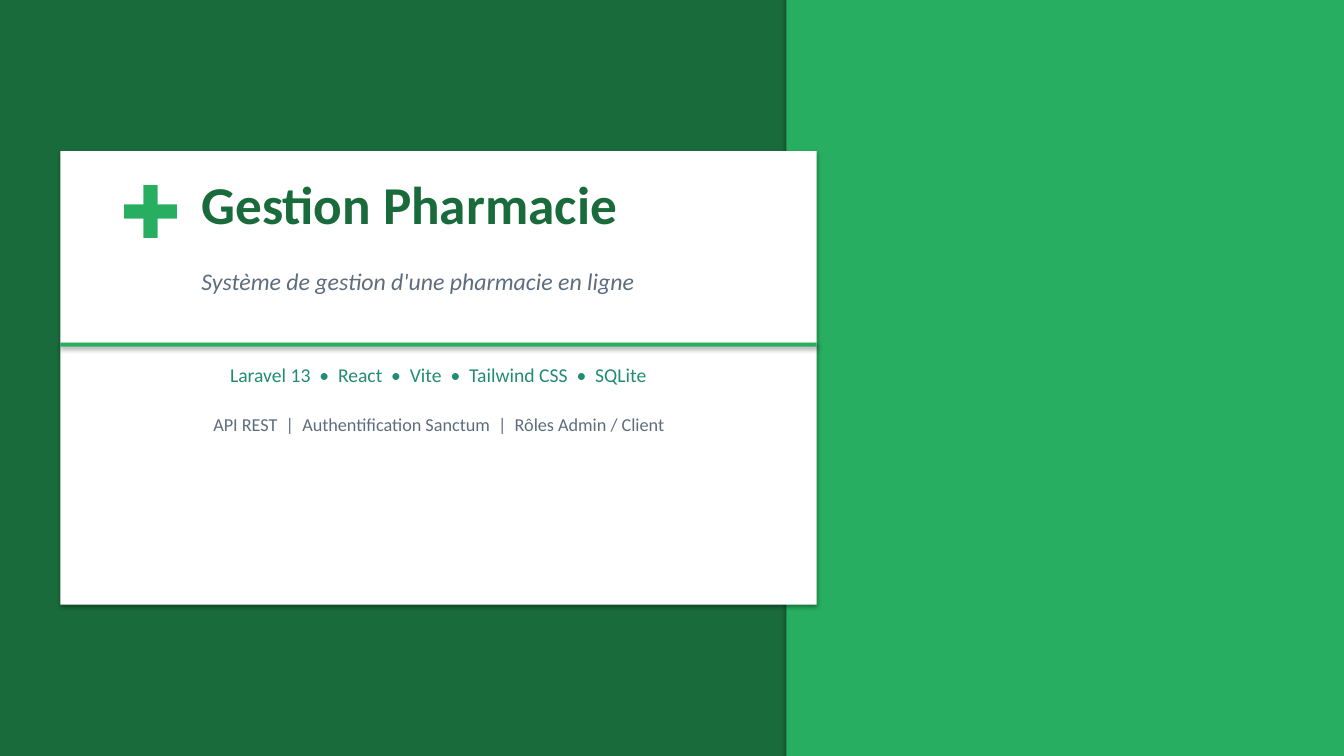
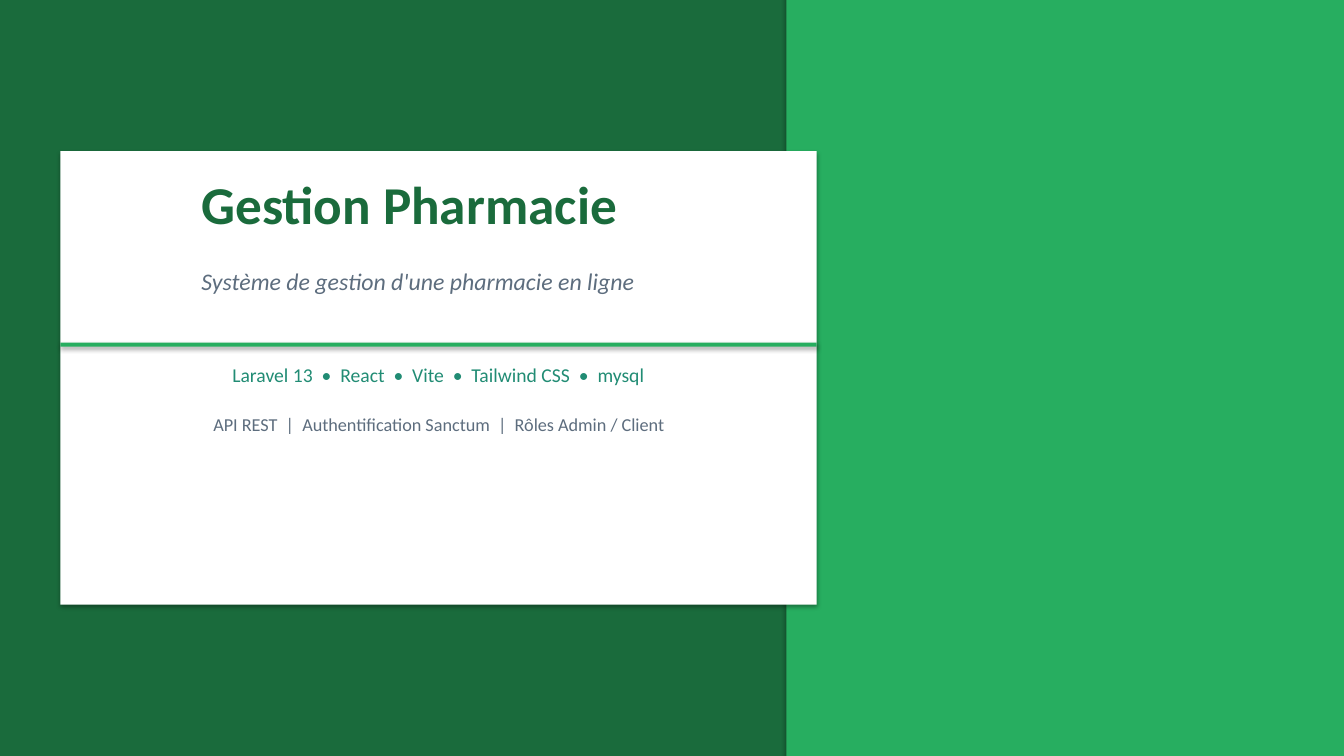
Before and after one commit to Milad-css/gestion-_pharmacie, a slide deck: slide 1 of Presentation_Gestion_Pharmacie.pptx. Drawn at 1344x756 pixels with LibreOffice and Linux fonts; fonts in the diff are those of the drawing. Boxes give left, top, right and bottom in pixels: in the first picture for what was removed or moved away, otherwise in the second. Text is boxed around its words. In the diff, an @@ line names an element or a change of style, - is before the commit and + after.

```diff
--- a/Presentation_Gestion_Pharmacie.pptx
+++ b/Presentation_Gestion_Pharmacie.pptx
@@ text removed at (x1=91, y1=161, x2=212, y2=282) @@
-✚
@@ text at (x1=232, y1=368, x2=645, y2=385): text changed @@
-Laravel 13 • React • Vite • Tailwind CSS • SQLite
+Laravel 13 • React • Vite • Tailwind CSS • mysql
```
Also in this commit, not shown: 1 other slide changed, 6 other files.
